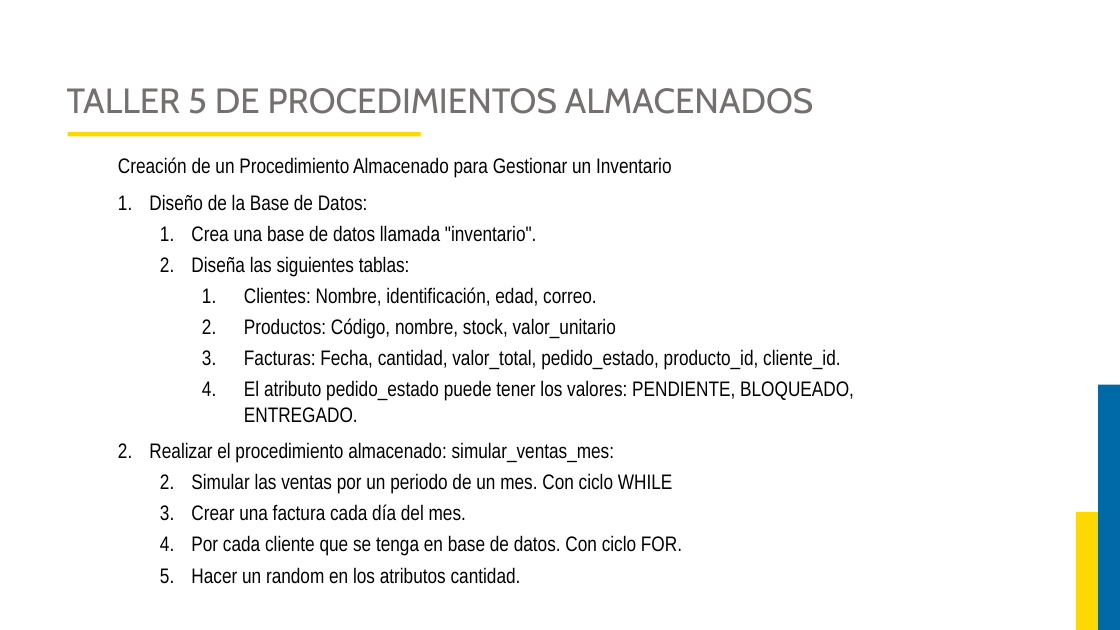
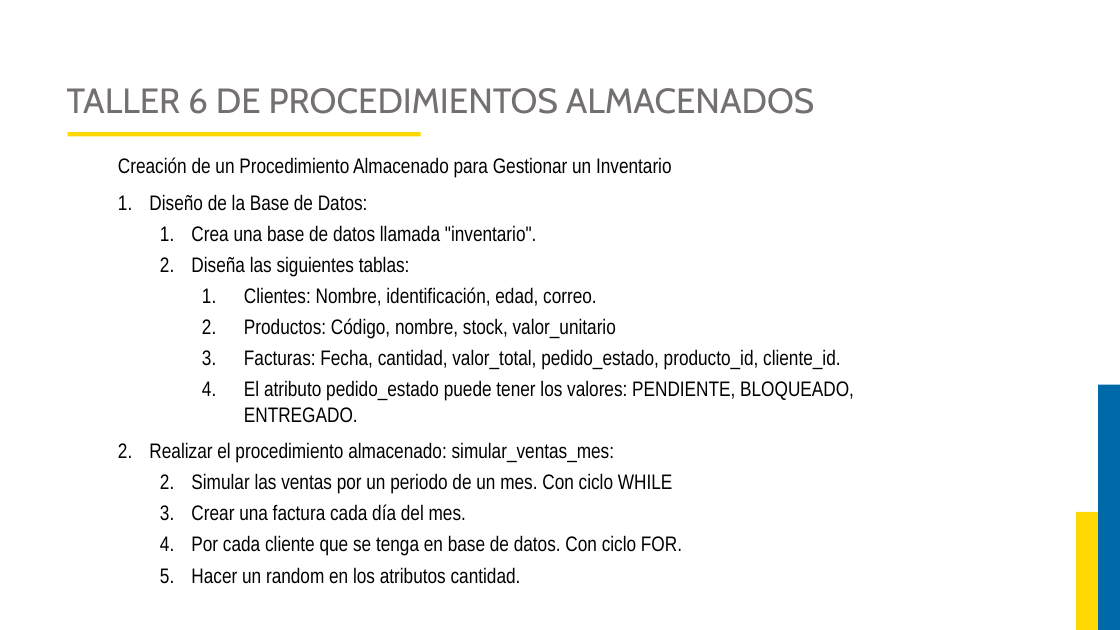
Before and after one commit to JorgeAlejandroAguirreGutierrez/proyecto-luis, a slide deck: slide 52 of Curso Base de Datos 2/DIAPOSITIVAS BASES DE DATOS 2.pptx. Drawn at 1120x630 pixels with LibreOffice and Linux fonts; fonts in the diff are those of the drawing; background and template pictures are left out. Boxes give left, top, right and bottom in pixels: in the first picture for what was removed or moved away, otherwise in the second. Text is boxed around its words. In the diff, an @@ line names an element or a change of style, - is before the commit and + after.

```diff
--- a/Curso Base de Datos 2/DIAPOSITIVAS BASES DE DATOS 2.pptx
+++ b/Curso Base de Datos 2/DIAPOSITIVAS BASES DE DATOS 2.pptx
@@ title at (67,88,814,114): text changed @@
-TALLER 5 DE PROCEDIMIENTOS ALMACENADOS
+TALLER 6 DE PROCEDIMIENTOS ALMACENADOS
```
Also in this commit, not shown: 3 other slides changed, 3 slides added, 2 other files.
